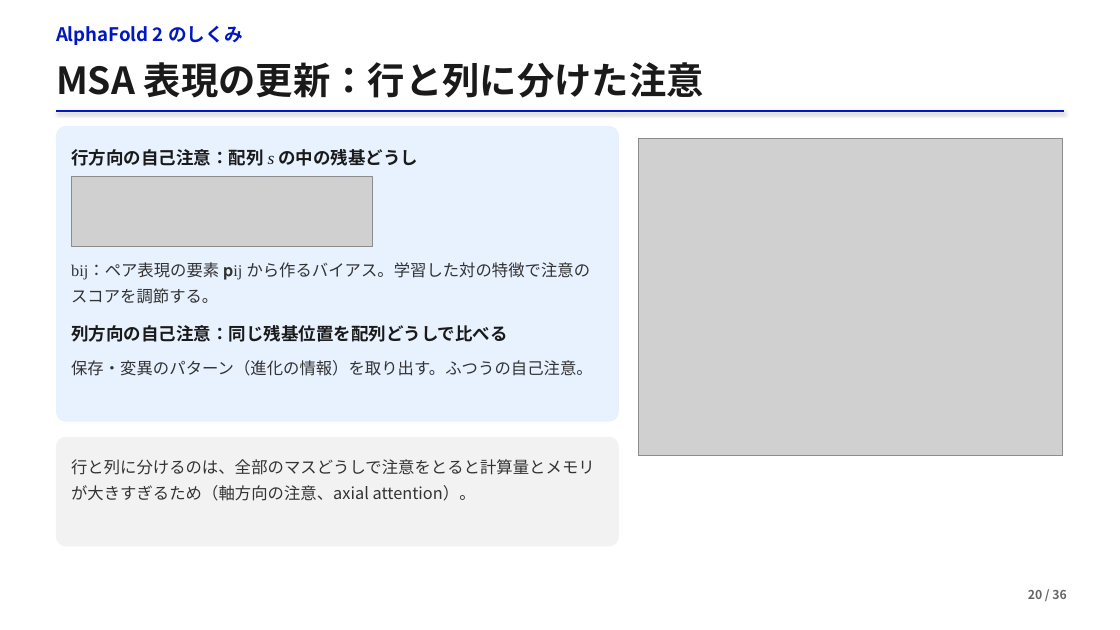
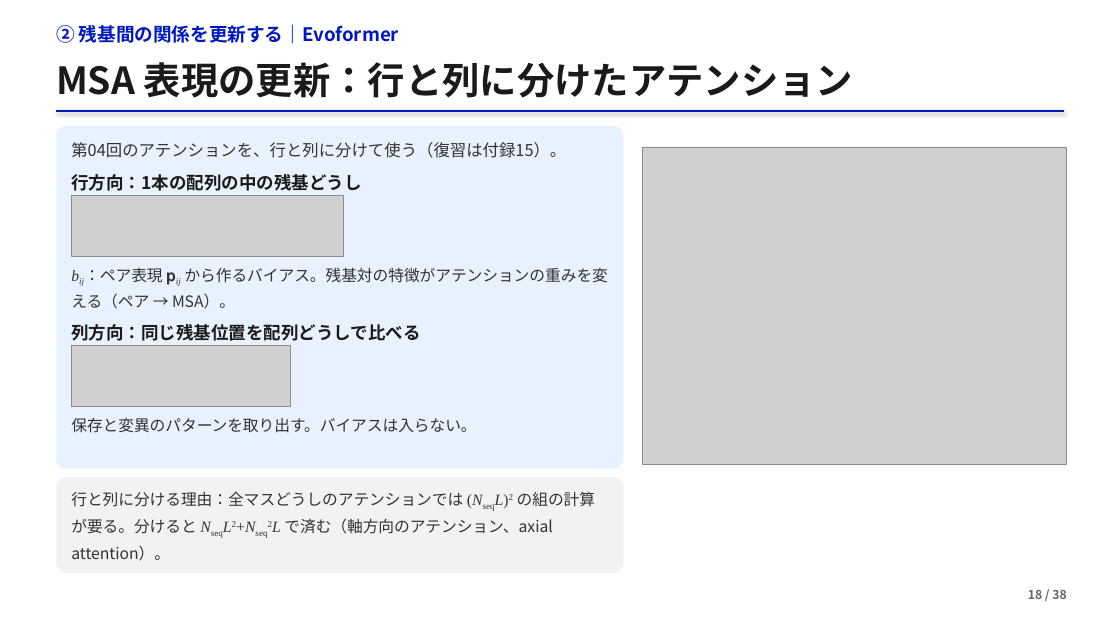
Before and after one commit to matsunagalab/lecture_bioinfo, a slide deck: slide 18 of 05_AlphaFold2による構造予測/05_AlphaFold2による構造予測.pptx (slide 20 before the commit). Drawn at 1120x630 pixels with LibreOffice and Linux fonts; fonts in the diff are those of the drawing; grey boxes stand for pictures. Boxes give left, top, right and bottom in pixels: in the first picture for what was removed or moved away, otherwise in the second. Text is boxed around its words. In the diff, an @@ line names an element or a change of style, - is before the commit and + after.

```diff
--- a/05_AlphaFold2による構造予測/05_AlphaFold2による構造予測.pptx
+++ b/05_AlphaFold2による構造予測/05_AlphaFold2による構造予測.pptx
@@ text at [56, 24, 399, 44]: text changed @@
-AlphaFold 2 のしくみ
+② 残基間の関係を更新する｜Evoformer
@@ text at [56, 62, 854, 98]: text changed @@
-MSA 表現の更新：行と列に分けた注意
+MSA 表現の更新：行と列に分けたアテンション
@@ rounded rectangle: place and size @@
-rounded rectangle at [56, 126, 619, 422]
+rounded rectangle at [56, 126, 623, 469]
@@ rounded rectangle at [56, 126, 623, 469]: proportions changed @@
@@ text added at [71, 142, 566, 158], 14 pt, text #333333 @@
+第04回のアテンションを、行と列に分けて使う（復習は付録15）。
@@ picture: place and size @@
-picture at [639, 139, 1063, 456]
+picture at [643, 147, 1067, 465]
@@ text at [71, 174, 361, 191]: text changed @@
-行方向の自己注意：配列 s の中の残基どうし
+行方向：1本の配列の中の残基どうし
@@ picture: place and size @@
-picture at [71, 176, 373, 246]
+picture at [71, 196, 344, 256]
@@ text at [71, 267, 608, 309]: text changed; size 14 to 13.5 pt; font Times New Roman to Noto Sans CJK JP @@
-bij：ペア表現の要素 𝐩ij から作るバイアス。学習した対の特徴で注意のスコアを調節する。
+bij：ペア表現 𝐩ij から作るバイアス。残基対の特徴がアテンションの重みを変える（ペア → MSA）。
@@ text at [71, 324, 420, 341]: text changed @@
-列方向の自己注意：同じ残基位置を配列どうしで比べる
+列方向：同じ残基位置を配列どうしで比べる
@@ picture added at [71, 345, 291, 406] @@
@@ text at [71, 418, 476, 433]: text changed; size 14 to 13.5 pt @@
-保存・変異のパターン（進化の情報）を取り出す。ふつうの自己注意。
+保存と変異のパターンを取り出す。バイアスは入らない。
@@ rounded rectangle at [56, 477, 623, 573]: proportions changed @@
@@ rounded rectangle: place and size @@
-rounded rectangle at [56, 437, 619, 546]
+rounded rectangle at [56, 477, 623, 573]
@@ text at [71, 491, 595, 560]: text changed; size 14 to 13.5 pt @@
-行と列に分けるのは、全部のマスどうしで注意をとると計算量とメモリが大きすぎるため（軸方向の注意、axial attention）。
+行と列に分ける理由：全マスどうしのアテンションでは (NseqL)2 の組の計算が要る。分けると NseqL2+Nseq2L で済む（軸方向のアテンション、axial attention）。
@@ text at [1028, 590, 1066, 599]: text changed @@
-20 / 36
+18 / 38
```
Also in this commit, not shown: 51 other slides changed, 4 slides added, 1 slide removed, 4 other files.
